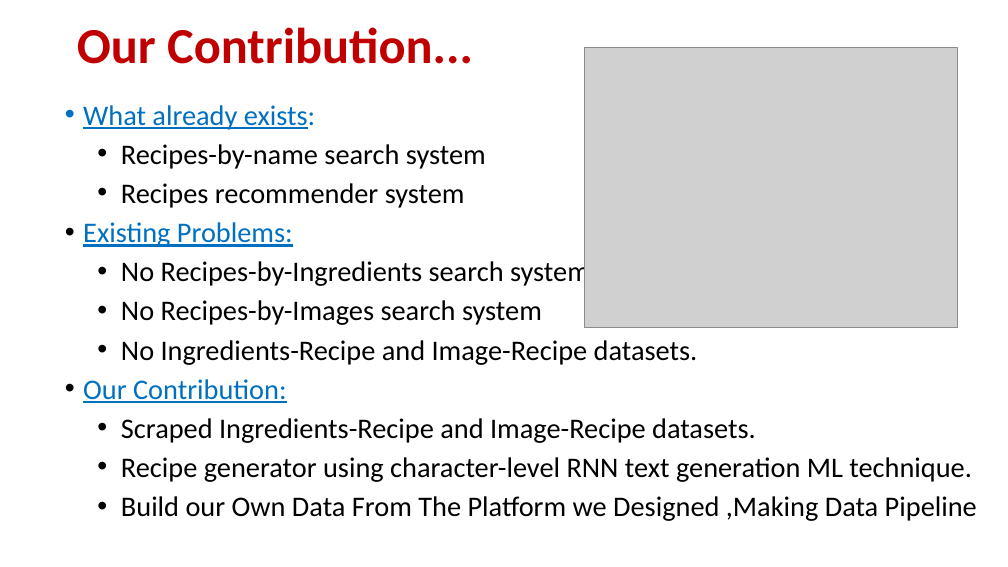
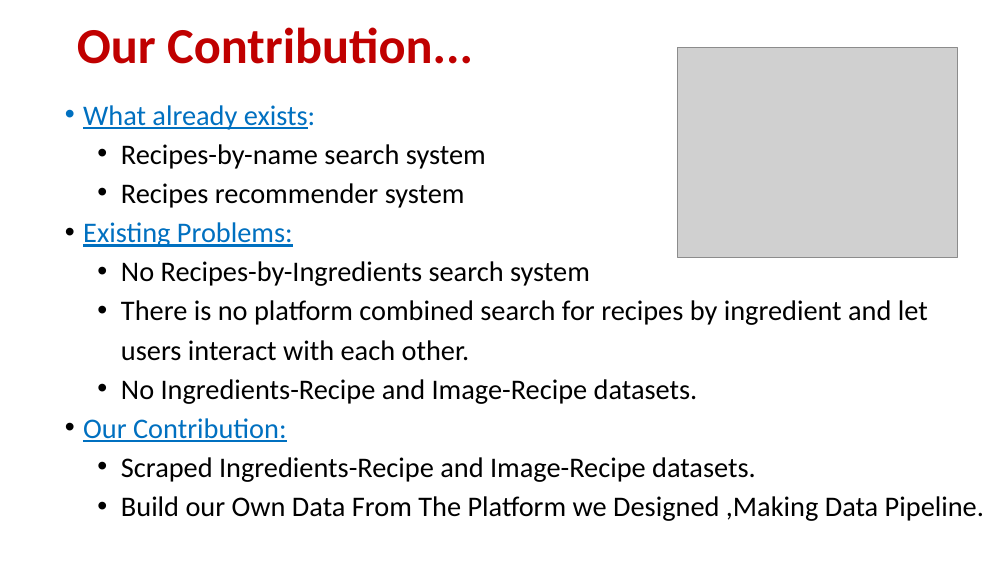
Before and after one commit to ahmaddroobi99/seniorGraduationProject2022_cookOverflow, a slide deck: slide 3 of Documentation/Presentation/cookOverflowPresentation.pptx. Drawn at 1008x567 pixels with LibreOffice and Linux fonts; fonts in the diff are those of the drawing; grey boxes stand for pictures. Boxes give left, top, right and bottom in pixels: in the first picture for what was removed or moved away, otherwise in the second. Text is boxed around its words. In the diff, an @@ line names an element or a change of style, - is before the commit and + after.

```diff
--- a/Documentation/Presentation/cookOverflowPresentation.pptx
+++ b/Documentation/Presentation/cookOverflowPresentation.pptx
@@ picture: place and size @@
-picture at box(585, 47, 957, 327)
+picture at box(678, 47, 957, 257)
@@ text at box(121, 300, 928, 361): text changed @@
-  • No Recipes-by-Images search system
+  • There is no platform combined search for recipes by ingredient and let users interact with each other.
@@ text at box(121, 496, 984, 521): text changed @@
-  • Recipe generator using character-level RNN text generation ML technique.
-  • Build our Own Data From The Platform we Designed ,Making Data Pipeline
+  • Build our Own Data From The Platform we Designed ,Making Data Pipeline.
```
Also in this commit, not shown: 3 other slides changed, 1 slide added, 11 slides removed, 23 other files.
